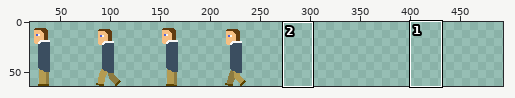
File history of a sprite sheet, img/person.png. The picture above shows the old version from afar; the outline marks the close-up.
Close-up. Before:
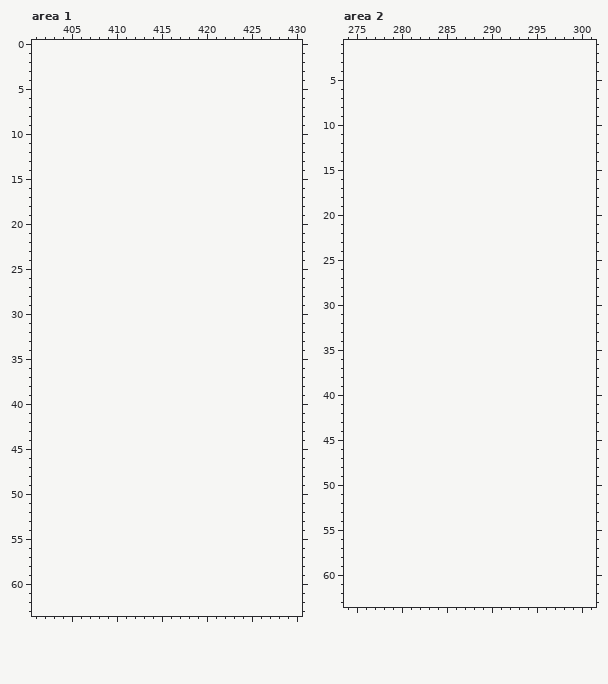
The file is 256x64 pixels. Shown: area 1: x 401..430, y 0..63; area 2: x 274..301, y 1..63. The old version is drawn lined up with the new one, on the new canvas. The wide view leaves out empty margins. The commit also changed other parts of the picture, which this record leaves out.
After the commit:
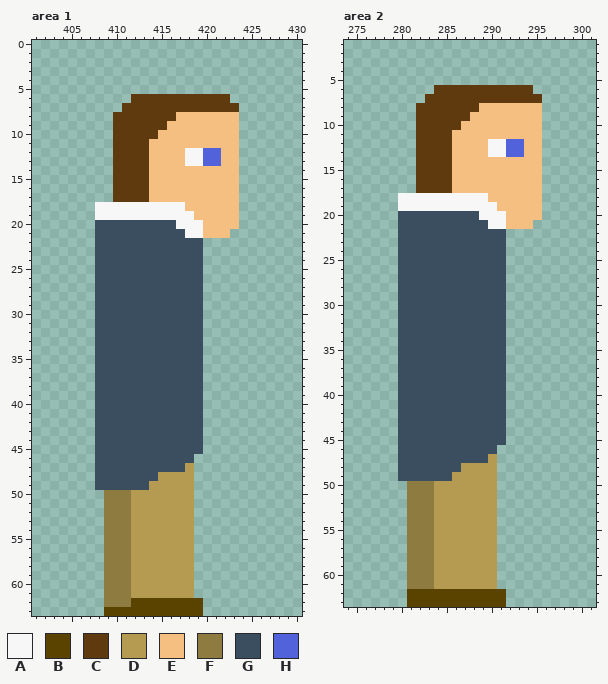
Palette (. is transparent): A #f7f7f7  B #5a4300  C #603a0f  D #b49b51  E #f6bf82  F #8e7b40  G #3b4e60  H #5262db
Difference:
canvas 256x64 -> 512x64
Area 1:
y 6: x 412..422 ........... -> CCCCCCCCCCC
y 7: x 411..423 ............. -> CCCCCCCCCCCCC
y 8: x 410..423 .............. -> CCCCCCCEEEEEEE
y 9: x 410..423 .............. -> CCCCCCEEEEEEEE
y 10: x 410..423 .............. -> CCCCCEEEEEEEEE
y 11: x 410..423 .............. -> CCCCEEEEEEEEEE
y 12..13: x 410..423 .............. -> CCCCEEEEAAHHEE
y 14..17: x 410..423 .............. -> CCCCEEEEEEEEEE
y 18: x 408..423 ................ -> AAAAAAAAAAEEEEEE
y 19: x 408..423 ................ -> AAAAAAAAAAAEEEEE
y 20: x 408..423 ................ -> GGGGGGGGGAAAEEEE
y 21: x 408..422 ............... -> GGGGGGGGGGAAEEE
y 22..45: x 408..419 ............ -> GGGGGGGGGGGG
y 46: x 408..418 ........... -> GGGGGGGGGGG
y 47: x 408..418 ........... -> GGGGGGGGGGD
y 48: x 408..418 ........... -> GGGGGGGDDDD
y 49: x 408..418 ........... -> GGGGGGDDDDD
y 50..61: x 409..418 .......... -> FFFDDDDDDD
y 62: x 409..419 ........... -> FFFBBBBBBBB
y 63: x 409..419 ........... -> BBBBBBBBBBB
Area 2:
y 6: x 284..294 ........... -> CCCCCCCCCCC
y 7: x 283..295 ............. -> CCCCCCCCCCCCC
y 8: x 282..295 .............. -> CCCCCCCEEEEEEE
y 9: x 282..295 .............. -> CCCCCCEEEEEEEE
y 10: x 282..295 .............. -> CCCCCEEEEEEEEE
y 11: x 282..295 .............. -> CCCCEEEEEEEEEE
y 12..13: x 282..295 .............. -> CCCCEEEEAAHHEE
y 14..17: x 282..295 .............. -> CCCCEEEEEEEEEE
y 18: x 280..295 ................ -> AAAAAAAAAAEEEEEE
y 19: x 280..295 ................ -> AAAAAAAAAAAEEEEE
y 20: x 280..295 ................ -> GGGGGGGGGAAAEEEE
y 21: x 280..294 ............... -> GGGGGGGGGGAAEEE
y 22..45: x 280..291 ............ -> GGGGGGGGGGGG
y 46: x 280..290 ........... -> GGGGGGGGGGG
y 47: x 280..290 ........... -> GGGGGGGGGGD
y 48: x 280..290 ........... -> GGGGGGGDDDD
y 49: x 280..290 ........... -> GGGGGGDDDDD
y 50..61: x 281..290 .......... -> FFFDDDDDDD
y 62..63: x 281..291 ........... -> BBBBBBBBBBB
